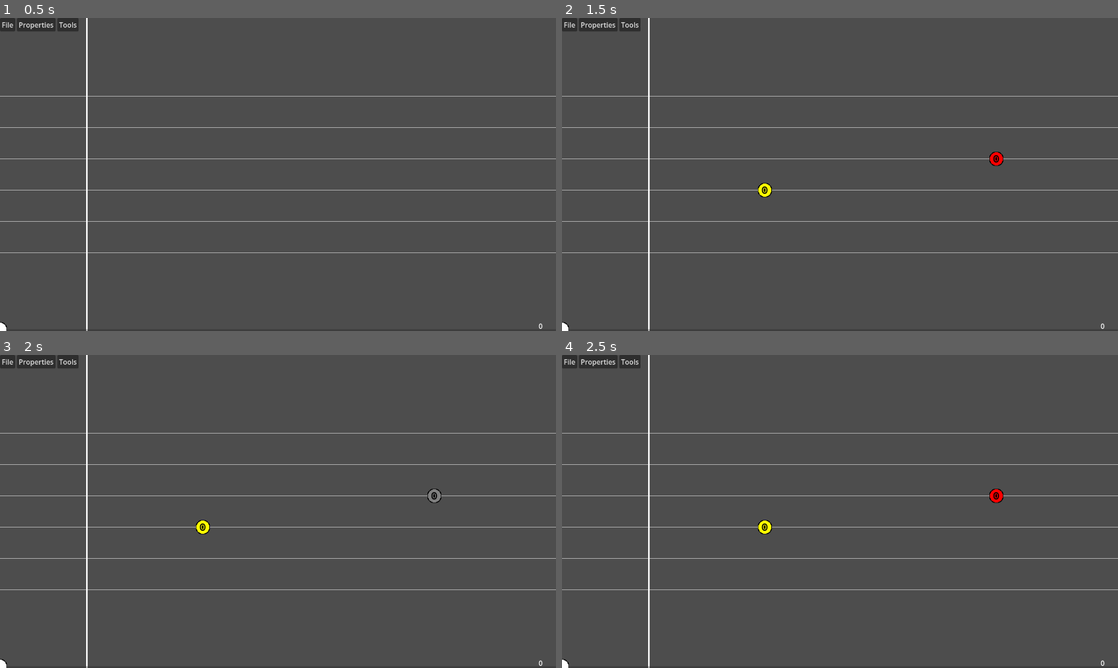
Above: before the commit, frames 1-4 (two rows, left to right).
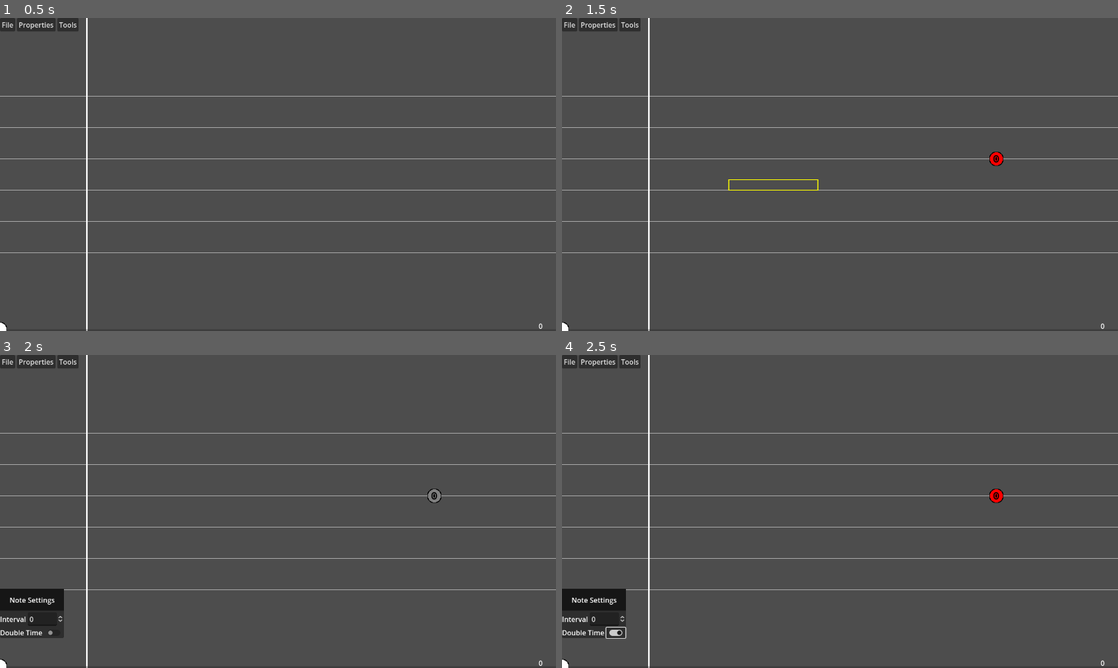
Above: after the commit, the same moments.

Repository: daredevil28/DemonForge
Game: Godot game, scene res://Assets/Scenes/game_scene.tscn
Same seed, same stepped clock (60 frames per second), same inputs: the game is played once before the commit and once after it. Sound files missing from this copy of the repository are replaced by a short silence.
Inputs (mouse positions are in pixels of both pictures, inside the frame that each line leads up to):
- Up to frame 1 (0.5 s): no input
- Up to frame 2 (1.5 s): tap Enter at 0.5 s; move the mouse to (962, 158) at 0.52 s; press the mouse at (962, 158) at 0.53 s; right-click (962, 158) at 0.8 s; release the mouse at (962, 158) at 1.25 s; tap Space (TogglePlay) at 1.25 s; drag from (728, 190) to (995, 158) at 1.27 s
- Up to frame 3 (2 s): no input
- Up to frame 4 (2.5 s): click (617, 633) at 2.02 s

Frame 1 is identical in both runs. In frame 2, 0.2% of the frame differs, in the area x 29-47%, y 51-58%; in frame 3, 1.8%; in frame 4, 1.8%, in the area x 0-38%, y 52-91%.

Commit message:
Added support for multi select and editing of notes

Diff:
--- a/Assets/Scenes/bpm_marker.tscn
+++ b/Assets/Scenes/bpm_marker.tscn
@@ -13,6 +13,7 @@
 texture = ExtResource("1_28mof")
 
 [node name="Area2D" type="Area2D" parent="."]
+collision_layer = 2
 
 [node name="CollisionShape2D" type="CollisionShape2D" parent="Area2D"]
 shape = SubResource("RectangleShape2D_rsil7")
--- a/Assets/Scenes/game_scene.tscn
+++ b/Assets/Scenes/game_scene.tscn
@@ -17,6 +17,7 @@
 [ext_resource type="AudioStream" uid="uid://bae2fu377vmfw" path="res://Assets/DrumKit/Ride.wav" id="10_ob81e"]
 [ext_resource type="AudioStream" uid="uid://jfr6lnwq11fh" path="res://Assets/DrumKit/MetronomeHigh.wav" id="11_aohh4"]
 [ext_resource type="Script" path="res://Assets/Scripts/file_manager.gd" id="12_ejln6"]
+[ext_resource type="Script" path="res://Assets/Scenes/multi_select.gd" id="17_tqqau"]
 
 [node name="MainNode" type="Node"]
 
@@ -118,4 +119,7 @@
 texture = ExtResource("10_b56au")
 script = ExtResource("10_2cfoa")
 
+[node name="MultiSelect" type="Node2D" parent="GameScene"]
+script = ExtResource("17_tqqau")
+
 [node name="ui" parent="." instance=ExtResource("1_obr5d")]
--- /dev/null
+++ b/Assets/Scenes/multi_select.gd
@@ -0,0 +1,57 @@
+class_name MultiSelect
+extends Node2D
+## Class for managing the box select
+
+var starting_dragging : bool = false
+var currently_dragging : bool = false
+var first_pos : Vector2
+var end_pos : Vector2
+var select_rectangle : RectangleShape2D = RectangleShape2D.new()
+
+
+func _init() -> void:
+	Global.multi_select = self
+
+
+func _unhandled_input(event: InputEvent) -> void:
+	if(event.is_action_pressed("LeftClick")):
+		starting_dragging = true
+		first_pos = event.position
+
+	if(starting_dragging):
+		if(event is InputEventMouseMotion):
+			currently_dragging = true
+
+	if(event.is_action_released("LeftClick")):
+		if(currently_dragging):
+			currently_dragging = false
+			starting_dragging = false
+			end_pos = event.position
+			queue_redraw()
+
+			select_rectangle.extents = abs(end_pos - first_pos) / 2
+			var space = get_world_2d().direct_space_state
+			var query = PhysicsShapeQueryParameters2D.new()
+			query.shape = select_rectangle
+			query.collide_with_areas = true
+			query.collision_mask = 2
+			query.transform = Transform2D(0, (end_pos + first_pos) / 2)
+			_send_query_to_note_select(space.intersect_shape(query))
+		else:
+			starting_dragging = false
+
+	if(event is InputEventMouseMotion && currently_dragging):
+			queue_redraw()
+
+
+func _send_query_to_note_select(shape_query : Array[Dictionary]) -> void:
+	var new_array : Array[InternalNote]
+
+	for shapes in shape_query:
+		new_array.append(shapes["collider"].get_parent())
+	GameManager.select_multiple_notes(new_array)
+
+
+func _draw() -> void:
+	if(currently_dragging):
+		draw_rect(Rect2(first_pos, get_global_mouse_position() - first_pos),Color.YELLOW, false, 2)
--- a/Assets/Scenes/note.tscn
+++ b/Assets/Scenes/note.tscn
@@ -27,8 +27,9 @@
 vertical_alignment = 1
 
 [node name="Area2D" type="Area2D" parent="."]
+collision_layer = 2
+collision_mask = 0
 monitoring = false
-monitorable = false
 
 [node name="CollisionShape2D" type="CollisionShape2D" parent="Area2D"]
 shape = SubResource("RectangleShape2D_0r3w7")
--- a/Assets/Scenes/note_lane.tscn
+++ b/Assets/Scenes/note_lane.tscn
@@ -5,6 +5,7 @@
 [sub_resource type="RectangleShape2D" id="RectangleShape2D_mwhet"]
 
 [node name="note_lane" type="Area2D"]
+collision_mask = 0
 monitoring = false
 monitorable = false
 script = ExtResource("1_8keh3")
--- a/Assets/Scenes/ui.tscn
+++ b/Assets/Scenes/ui.tscn
@@ -7,7 +7,7 @@
 [ext_resource type="Texture2D" uid="uid://cxqqsd1lraejc" path="res://Assets/Sprites/FolderIconPressed.png" id="4_6ftkc"]
 [ext_resource type="Texture2D" uid="uid://cse04ob740oo4" path="res://Assets/Sprites/FolderIconHover.png" id="5_16p63"]
 [ext_resource type="Script" path="res://Assets/Scripts/errors_label.gd" id="6_hsjtr"]
-[ext_resource type="Script" path="res://Assets/Scripts/popup_notification.gd" id="7_bt6ck"]
+[ext_resource type="Script" path="res://Assets/Scripts/notification_manager.gd" id="7_bt6ck"]
 [ext_resource type="Script" path="res://Assets/Scripts/dialog_manager.gd" id="8_om2vj"]
 
 [sub_resource type="StyleBoxFlat" id="StyleBoxFlat_0hp2c"]
@@ -595,7 +595,7 @@
 size_flags_horizontal = 0
 text = "Double Time"
 
-[node name="DoubleTime" type="CheckBox" parent="NoteSettings/NoteSettingsBox/HBoxContainer2" groups=["NoteSettings"]]
+[node name="DoubleTime" type="CheckButton" parent="NoteSettings/NoteSettingsBox/HBoxContainer2" groups=["NoteSettings"]]
 layout_mode = 2
 size_flags_horizontal = 8
 tooltip_text = "Enabling this will make any drum roll play twice as fast (only cosmetical and won't change anything about the chart itself)"
--- a/Assets/Scripts/actions/action.gd
+++ b/Assets/Scripts/actions/action.gd
@@ -1,25 +1,24 @@
 class_name Action
 extends Object
-## Action [Object]
+## Action [Object].
 ##
-## Contains what action has been performed
+## Contains what action has been performed.
 
-## The possible actions
+## The possible actions.
 enum ActionName {
 	NOTEADD,
 	NOTEREMOVE,
 	VALUECHANGED,
+	MULTIACTION,
 }
-
-## If it is an undo or a redo
+## If it is an undo or a redo.
 enum ActionType {
 	UNDO,
 	REDO,
 }
-
-## The [enum ActionName] of the Action
+## The [enum ActionName] of the Action.
 var action_name : ActionName
-## The [enum ActionType] of the Action
+## The [enum ActionType] of the Action.
 var action_type : ActionType = ActionType.UNDO
 
 func _init(name : ActionName) -> void:
--- /dev/null
+++ b/Assets/Scripts/actions/multi_action.gd
@@ -0,0 +1,6 @@
+class_name MultiAction
+extends Action
+## This [Action] contains multiple [Action]s that can be executed.
+
+## The actions that will be executed.
+var actions : Array[Action] = []
--- a/Assets/Scripts/actions/note_action.gd
+++ b/Assets/Scripts/actions/note_action.gd
@@ -1,14 +1,14 @@
 class_name NoteAction
 extends Action
-## Additional information for the [NoteAction]
+## Additional information for [Action],
 
-## Time position of the [NoteAction]
+## Time position of the [NoteAction],
 var time : float
-## Color of the [NoteAction] (if the [param color] is [code]7[/code] then it is a marker)
+## Color of the [NoteAction] (if the [param color] is [code]7[/code] then it is a marker),
 var color : int
-## The interval of the [NoteAction]
+## The interval of the [NoteAction],
 var interval : int = 0
-## If it's a marker then the BPM of the [NoteAction]
+## If it's a marker then the BPM of the [NoteAction],
 var bpm : float
-## If it's a marker then the snapping of the [NoteAction]
+## If it's a marker then the snapping of the [NoteAction],
 var snapping : int
--- a/Assets/Scripts/actions/value_action.gd
+++ b/Assets/Scripts/actions/value_action.gd
@@ -1,16 +1,15 @@
 class_name ValueAction
 extends NoteAction
-## Aditional information for the [ValueAction]
+## Aditional information for [Action],
 
-## The posible types of the value
+## The posible types of the value,
 enum ValueType {
 	INTERVAL,
 	BPM,
 	SNAPPING,
 	DOUBLETIME,
 }
-
-## The [enum ValueType] of the [ValueAction]
+## The [enum ValueType] of the [ValueAction],
 var value_type : ValueType
-## The old value
+## The old value.
 var old_value
--- a/Assets/Scripts/drawer.gd
+++ b/Assets/Scripts/drawer.gd
@@ -12,12 +12,12 @@
 	draw_line(Vector2(NoteManager.offset, 0), Vector2(NoteManager.offset,DisplayServer.window_get_size().y), line_color, 4)
 
 	# The note lines
-	for i in range(1,7):
+	for i : int in range(1,7):
 		draw_line(Vector2(0,NoteManager.get_note_lane_y(i)),Vector2(DisplayServer.window_get_size().x,NoteManager.get_note_lane_y(i)),line_color,1)
 
 	# Beat markers
 	# Loop for each marker
-	for x in range(0,NoteManager.marker_nodes.size()):
+	for x : int in range(0,NoteManager.marker_nodes.size()):
 		var length : float
 
 		# Draw the markers up until the next marker or until song end
--- a/Assets/Scripts/file_manager.gd
+++ b/Assets/Scripts/file_manager.gd
@@ -1,28 +1,28 @@
 class_name FileManager
 extends Node
-## Manages anything related to files
+## Manages anything related to files.
 ##
-## Does actions like saving the project, exporting to the custom songs folder and saving the settings
-
-## Emits if we found any errors
+## Does actions like saving the project, exporting to the custom songs folder and saving the settings.
+
+## Emits if we found any errors.
 signal errors_found(errors : String)
 
-## The location of the custom songs folder
+## The location of the custom songs folder.
 var custom_songs_folder : String = ""
 
-## The location of the project .json
+## The location of the project .json.
 var project_file : String = ""
 
-## The name of the exporting folder inside the custom songs folder
+## The name of the exporting folder inside the custom songs folder.
 var folder_name : String = ""
 
-## The preview file
+## The preview file.
 var preview_file : String = ""
 
-## The location of where the .exe location
+## The location of where the .exe is located.
 var exe_dir : String = OS.get_executable_path().get_base_dir()
 
-## The song file
+## The song file.
 var song_file : String = "" :
 	# Set up audiostreamplayer in GameManager as soon as it's set
 	set(value):
@@ -279,7 +279,7 @@
 ## Saves the client settings to [code]user://settings.cfg[/code]
 func save_settings() -> void:
 	# Initialise config file
-	var config = ConfigFile.new()
+	var config : ConfigFile = ConfigFile.new()
 
 	# Set all the variables into the config file
 	config.set_value("volume","master",Global.volume_sliders[0].value)
@@ -300,10 +300,10 @@
 ## Loads the client settings from [code]user://settings.cfg[/code]
 func load_settings() -> void:
 	# Initialise config file
-	var config = ConfigFile.new()
+	var config : ConfigFile = ConfigFile.new()
 
 	# Check for errors
-	var err = config.load("user://settings.cfg")
+	var err : Error = config.load("user://settings.cfg")
 	if err != OK:
 		printerr(err)
 		return
@@ -323,7 +323,7 @@
 
 	# Line offset
 	if(config.has_section_key(settings,"lineOffset")):
-		NoteManager.offset = float(config.get_value(settings, "lineOffset"))
+		NoteManager.offset = int(config.get_value(settings, "lineOffset"))
 
 	# FPS
 	if(config.has_section_key(settings,"fps")):
--- a/Assets/Scripts/game_manager.gd
+++ b/Assets/Scripts/game_manager.gd
@@ -3,8 +3,8 @@
 ##
 ## Manages everything related to audio, undo/redo, actions and more.
 
-signal note_selected(note : InternalNote)
-signal note_deselected(note : InternalNote)
+signal note_selected(note : Array[InternalNote])
+signal note_deselected()
 
 ## Audio player gets automatically set as soon as the audioplayer enters the scene tree.
 var audio_player : AudioStreamPlayer
@@ -29,7 +29,7 @@
 ## The current hovered note.
 var current_hovered_note : InternalNote
 ## The current selected note.
-var current_selected_note : InternalNote
+var current_selected_notes : Array[InternalNote]
 ## The lane that the mouse is currently in.
 var current_lane : int
 ## Gets automatically set in [code]cursor_note.gd[/code].
@@ -115,7 +115,7 @@
 	if(audio_player.playing):
 		current_pos = (audio_player.get_playback_position() + AudioServer.get_time_since_last_mix()) + audio_offset / 100
 
-	if(current_lane == 0 || is_another_window_focused || current_hovered_note != null):
+	if(current_lane == 0 || is_another_window_focused || current_hovered_note != null || Global.multi_select.currently_dragging):
 		cursor_note.visible = false
 	else:
 		cursor_note.position.y = NoteManager.reset_note_y(cursor_note, current_lane)
@@ -144,8 +144,9 @@
 
 			# Check if note or marker already exists
 			var note_exists: bool = NoteManager.check_if_note_exists(new_pos["time_pos"], current_lane)
+
 			if(!is_another_window_focused):
-				if(event.is_action_pressed("LeftClick")):
+				if(event.is_action_released("LeftClick") && !Global.multi_select.currently_dragging):
 
 					# Check if note exists
 					if(!note_exists && current_hovered_note == null):
@@ -162,15 +163,15 @@
 
 					# If we are hovering over a note then set the note as the selected note
 					if(current_hovered_note != null):
-						current_selected_note = current_hovered_note
-						note_selected.emit(current_selected_note)
-
-				if(event.is_action_pressed("RightClick")):
+						deselect_notes()
+						current_selected_notes.append(current_hovered_note)
+						select_note(current_hovered_note)
+
+				if(event.is_action_released("RightClick") && !Global.multi_select.currently_dragging):
 
 					# Unselect the selected note if we right click anywhere else in the scene
-					if(current_selected_note != null):
-						note_deselected.emit(current_selected_note)
-						current_selected_note = null
+					if(!current_selected_notes.is_empty()):
+						deselect_notes()
 
 					# Remove the note if we are hovering over a note
 					if(current_hovered_note != null):
@@ -179,11 +180,13 @@
 						var new_action : NoteAction = NoteAction.new(Action.ActionName.NOTEREMOVE)
 						new_action.time = current_hovered_note.time
 						new_action.color = current_hovered_note.color
+
 						if(current_hovered_note is Note):
 							new_action.interval = current_hovered_note.interval
 						if(current_hovered_note is Marker):
 							new_action.bpm = current_hovered_note.bpm
 							new_action.snapping = current_hovered_note.snapping
+
 						add_undo_action(new_action)
 
 						NoteManager.remove_note_at_time(current_hovered_note.time, current_hovered_note.color)
@@ -214,9 +217,8 @@
 
 	if(event.is_action_pressed("TogglePlay") && is_another_window_focused == false):
 		# Reset note selected when playing the song
-		if(current_selected_note != null):
-			note_deselected.emit(current_selected_note)
-			current_selected_note = null
+		if(!current_selected_notes.is_empty()):
+			deselect_notes()
 
 		# If we are playing, then stop the music and snap to the nearest beat
 		if(audio_player.playing):
@@ -356,7 +358,7 @@
 
 
 ## Run an undo/redo [Action]
-func run_action(action : Action) -> void:
+func run_action(action : Action, add_to_undo_redo : bool = true) -> Action:
 	var new_action : Action
 	match action.action_name:
 		# The action was an add so remove the note
@@ -368,6 +370,7 @@
 			new_action = NoteAction.new(Action.ActionName.NOTEREMOVE)
 			new_action.time = old_note.time
 			new_action.color = old_note.color
+
 			if(old_note is Note):
 				new_action.interval = action.interval
 			if(old_note is Marker):
@@ -436,13 +439,43 @@
 			" to " + str(action.old_value) +
 			" at " + str(snapped(action.time,0.01)), 1)
 
-	if(action.action_type == action.ActionType.UNDO):
-		new_action.action_type = Action.ActionType.REDO
-		redo_actions.append(new_action)
-
-	elif(action.action_type == action.ActionType.REDO):
-		undo_actions.append(new_action)
+		Action.ActionName.MULTIACTION:
+			new_action = MultiAction.new(Action.ActionName.MULTIACTION)
+			for multi_action in action.actions:
+				new_action.actions.append(run_action(multi_action, false))
+			Global.notification_popup.play_notification(str(Action.ActionType.keys()[action.action_type]) + " multiple notes.", 1)
+
+	match action.action_type:
+			action.ActionType.UNDO:
+				new_action.action_type = Action.ActionType.REDO
+				if(add_to_undo_redo):
+					redo_actions.append(new_action)
+			action.ActionType.REDO:
+				new_action.action_type = Action.ActionType.UNDO
+				if(add_to_undo_redo):
+					undo_actions.append(new_action)
+	return new_action
 #endregion
+
+
+## Add note to the [member current_selected_notes] array and emit [signal note_selected]
+func select_note(note : InternalNote) -> void:
+	current_selected_notes.append(note)
+	note_selected.emit(current_selected_notes)
+
+
+## Duplicates [param notes], sets it as the [member current_selected_notes] and emit [signal note_selected]
+func select_multiple_notes(notes : Array[InternalNote]) -> void:
+	current_selected_notes.clear()
+	current_selected_notes = notes.duplicate()
+	note_selected.emit(notes)
+
+
+## clears [member current_selected_notes] and emit [signal note_deselected]
+func deselect_notes() -> void:
+	current_selected_notes.clear()
+	note_deselected.emit()
+
 
 ## Play the music
 func _play_music() -> void:
--- a/Assets/Scripts/global.gd
+++ b/Assets/Scripts/global.gd
@@ -7,6 +7,7 @@
 var file_manager : FileManager
 var metronome : Node
 var background_image : TextureRect
+var multi_select : MultiSelect
 @onready var client_settings : Array = get_tree().get_nodes_in_group("ClientSettings")
 @onready var volume_sliders : Array = get_tree().get_nodes_in_group("VolumeSliders")
 @onready var instruments : Array = get_tree().get_nodes_in_group("Instruments")
--- a/Assets/Scripts/instrument_player.gd
+++ b/Assets/Scripts/instrument_player.gd
@@ -3,7 +3,7 @@
 ## Class that controls an instrument
 
 
-func play_instrument(roll_count : int, time_between_roll : float):
+func play_instrument(roll_count : int, time_between_roll : float) -> void:
 	var current_count : int = 1
 	if(roll_count == 0):
 		play()
--- a/Assets/Scripts/popup_notification.gd
+++ b/Assets/Scripts/notification_manager.gd
@@ -23,7 +23,6 @@
 	label.text = text
 
 
-
 func _process(delta: float) -> void:
 	# Modulate the notification opacity
 	modulate = Color(1, 1, 1, lerp(0, 1, _notification_opacity))
--- a/Assets/Scripts/ui_controller.gd
+++ b/Assets/Scripts/ui_controller.gd
@@ -1,7 +1,7 @@
 extends Control
 ## Anything related to the UI goes in here
 
-var _selected_note : InternalNote
+var _selected_notes : Array[InternalNote]
 var _opening_note_settings : bool
 var _note_settings_focused : bool = false
 
@@ -13,12 +13,11 @@
 @onready var _song_properties_panel : Window = $SongProperties
 @onready var _client_settings_panel : Window = $ClientSettings
 @onready var _export_panel : Window = $ExportPanel
-@onready var _song_properties : Array = get_tree().get_nodes_in_group("SongProperties")
-@onready var _export_settings : Array = get_tree().get_nodes_in_group("ExportSettings")
-@onready var _note_settings : Array = get_tree().get_nodes_in_group("NoteSettings")
+@onready var _song_properties : Array[Node] = get_tree().get_nodes_in_group("SongProperties")
+@onready var _export_settings : Array[Node] = get_tree().get_nodes_in_group("ExportSettings")
+@onready var _note_settings : Array[Node] = get_tree().get_nodes_in_group("NoteSettings")
 @onready var _note_settings_panel : Control = $NoteSettings
 @onready var _song_time_label : Label = $SongTimeLabel
-@onready var _notification_popup : Control = $NotificationContainer
 
 
 func _ready() -> void:
@@ -165,6 +164,7 @@
 	# Properties > Song Properties > Preview file select
 	_preview_file_dialog.popup() # _on_preview_file_dialog_file_selected
 
+
 ## When we select a file with the preview select dialog.
 func _on_preview_file_dialog_file_selected(path: String) -> void:
 	# PreviewFileDialog
@@ -280,73 +280,142 @@
 	# Change the specific box
 	GameManager.project_changed = true
 
-	if(_selected_note != null):
+	# Make sure selected array is not empty
+	if(!_selected_notes.is_empty()):
+		# Check to make sure we are not opening the note settings in this frame
+		# To prevent accidental note value changes
 		if(_opening_note_settings == false):
+			# Make a new multi action action even if the _selected_note array is bigger than 1
+			var new_multi_action : MultiAction = MultiAction.new(Action.ActionName.MULTIACTION)
+
+			for array_note : InternalNote in _selected_notes:
+
+				if(array_note is Marker && box == "interval"):
+					continue
+				if(array_note is Note && (box == "bpm" || box == "snapping")):
+					continue
+
+				var new_action : ValueAction = ValueAction.new(Action.ActionName.VALUECHANGED)
+				new_action.time = array_note.time
+				new_action.color = array_note.color
+
+				match box:
+
+					"interval":
+
+						new_action.value_type = ValueAction.ValueType.INTERVAL
+						new_action.old_value = array_note.interval
+						array_note.interval = value
+
+					"bpm":
+						new_action.value_type = ValueAction.ValueType.BPM
+						new_action.old_value = array_note.bpm
+						array_note.bpm = value
+						Global.game_scene_node.queue_redraw()
+						GameManager.current_pos = GameManager.current_pos
+
+					"snapping":
+						new_action.value_type = ValueAction.ValueType.SNAPPING
+						new_action.old_value = array_note.snapping
+						array_note.snapping = value
+						Global.game_scene_node.queue_redraw()
+						GameManager.current_pos = GameManager.current_pos
+
+				# If the array is bigger than 1 then add it to new_multi_action
+				if(_selected_notes.size() > 1):
+					new_multi_action.actions.append(new_action)
+				else:
+					GameManager.add_undo_action(new_action)
+
+			# Add mutli action to the undo array
+			if(_selected_notes.size() > 1):
+				GameManager.add_undo_action(new_multi_action)
+
+
+func _on_check_box_toggled(toggled_on: bool) -> void:
+	GameManager.project_changed = true
+
+	var new_multi_action : MultiAction = MultiAction.new(Action.ActionName.MULTIACTION)
+
+	for array_note : InternalNote in _selected_notes:
+		if(array_note is Note):
+
 			var new_action : ValueAction = ValueAction.new(Action.ActionName.VALUECHANGED)
-			new_action.time = _selected_note.time
-			new_action.color = _selected_note.color
-
-			match box:
-
-				"interval":
-					new_action.value_type = ValueAction.ValueType.INTERVAL
-					new_action.old_value = _selected_note.interval
-					_selected_note.interval = value
-
-				"bpm":
-					new_action.value_type = ValueAction.ValueType.BPM
-					new_action.old_value = _selected_note.bpm
-					_selected_note.bpm = value
-					Global.game_scene_node.queue_redraw()
-					GameManager.current_pos = GameManager.current_pos
-
-				"snapping":
-					new_action.value_type = ValueAction.ValueType.SNAPPING
-					new_action.old_value = _selected_note.snapping
-					_selected_note.snapping = value
-					Global.game_scene_node.queue_redraw()
-					GameManager.current_pos = GameManager.current_pos
-
-			GameManager.add_undo_action(new_action)
-
-func _on_check_box_toggled(toggled_on: bool) -> void:
-	var new_action : ValueAction = ValueAction.new(Action.ActionName.VALUECHANGED)
-	new_action.time = _selected_note.time
-	new_action.color = _selected_note.color
-	new_action.value_type = ValueAction.ValueType.DOUBLETIME
-	new_action.old_value = _selected_note.double_time
-
-	_selected_note.double_time = toggled_on
-
-	GameManager.add_undo_action(new_action)
+			new_action.time = array_note.time
+			new_action.color = array_note.color
+			new_action.value_type = ValueAction.ValueType.DOUBLETIME
+			new_action.old_value = array_note.double_time
+
+			if(_selected_notes.size() > 1):
+				new_multi_action.actions.append(new_action)
+			else:
+				GameManager.add_undo_action(new_action)
+
+			array_note.double_time = toggled_on
+
+	if(_selected_notes.size() > 1):
+		GameManager.add_undo_action(new_multi_action)
 
 
 ## Called on GameManager.note_selected
-func _on_note_selected(note : InternalNote) -> void:# < GameManager.note_selected
-	print("Selecting note at " + str(note.time))
+func _on_note_selected(notes : Array[InternalNote]) -> void:# < GameManager.note_selected
+	_selected_notes = notes.duplicate()
+	var first_note : InternalNote = _selected_notes[0]
+	_opening_note_settings = true
+
+	var bpm_the_same : bool = true
+	var snapping_the_same : bool = true
+	var interval_the_same : bool = true
+
+	# Check if any of the notes in the _selected_notes array have the exact same variable
+	for array_note : InternalNote in _selected_notes:
+		if(array_note is Marker):
+
+			if(array_note.bpm != first_note.bpm):
+				bpm_the_same = false
+				_note_settings[2].get_line_edit().text = "-"
+
+			if(array_note.snapping != first_note.snapping):
+				snapping_the_same = false
+				_note_settings[3].get_line_edit().text = "-"
+
+		if(array_note is Note):
+
+			if(array_note.interval != first_note.interval):
+				interval_the_same = false
+				_note_settings[0].get_line_edit().text = "-"
+
+		if(!bpm_the_same && !snapping_the_same && !interval_the_same):
+			break
+
 	# Makes the note settings panel visible
-	_selected_note = note
-	_opening_note_settings = true
 	# If note is a marker then show the marker panel, else show the note panel
-	if(note is Marker):
-		_note_settings[2].value = _selected_note.bpm
-		_note_settings[3].value = _selected_note.snapping
+	if(first_note is Marker):
+		if(bpm_the_same):
+			_note_settings[2].value = first_note.bpm
+
+		if(snapping_the_same):
+			_note_settings[3].value = first_note.snapping
+
 		_note_settings_panel.get_child(0).visible = false
 		_note_settings_panel.get_child(1).visible = true
-	if(note is Note):
-		_note_settings[0].value = _selected_note.interval
-		_note_settings[1].button_pressed = _selected_note.double_time
+
+	if(first_note is Note):
+		if(interval_the_same):
+			_note_settings[0].value = first_note.interval
+
+		_note_settings[1].button_pressed = first_note.double_time
 		_note_settings_panel.get_child(0).visible = true
 		_note_settings_panel.get_child(1).visible = false
+
 	_note_settings_panel.visible = true
 	_opening_note_settings = false
 
 
 ## Called on GameManager.note_deselected
-func _on_note_deselected(_note : InternalNote) -> void:
-	print("Deselecting note at " + str(_note.time))
+func _on_note_deselected() -> void:
 	_note_settings_panel.visible = false
-	_selected_note = null
+	_selected_notes.clear()
 #endregion
 
 
--- a/project.godot
+++ b/project.godot
@@ -99,6 +99,11 @@
 ]
 }
 
+[layer_names]
+
+2d_physics/layer_1="Note"
+2d_physics/layer_2="Mouse"
+
 [rendering]
 
 textures/canvas_textures/default_texture_filter=0
Not shown: 1 places in Assets/Scenes/game_scene.tscn that only renumber resources
